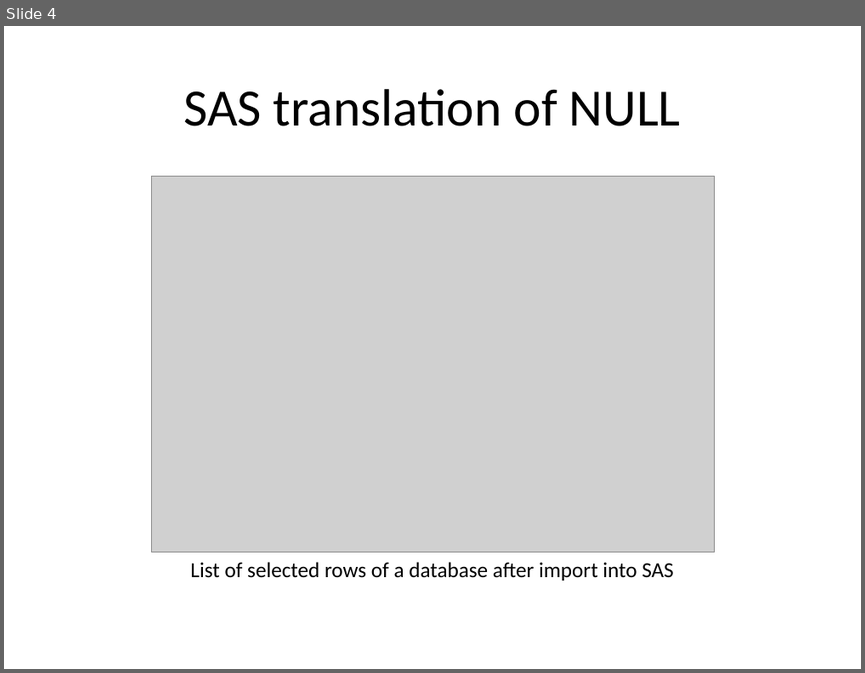
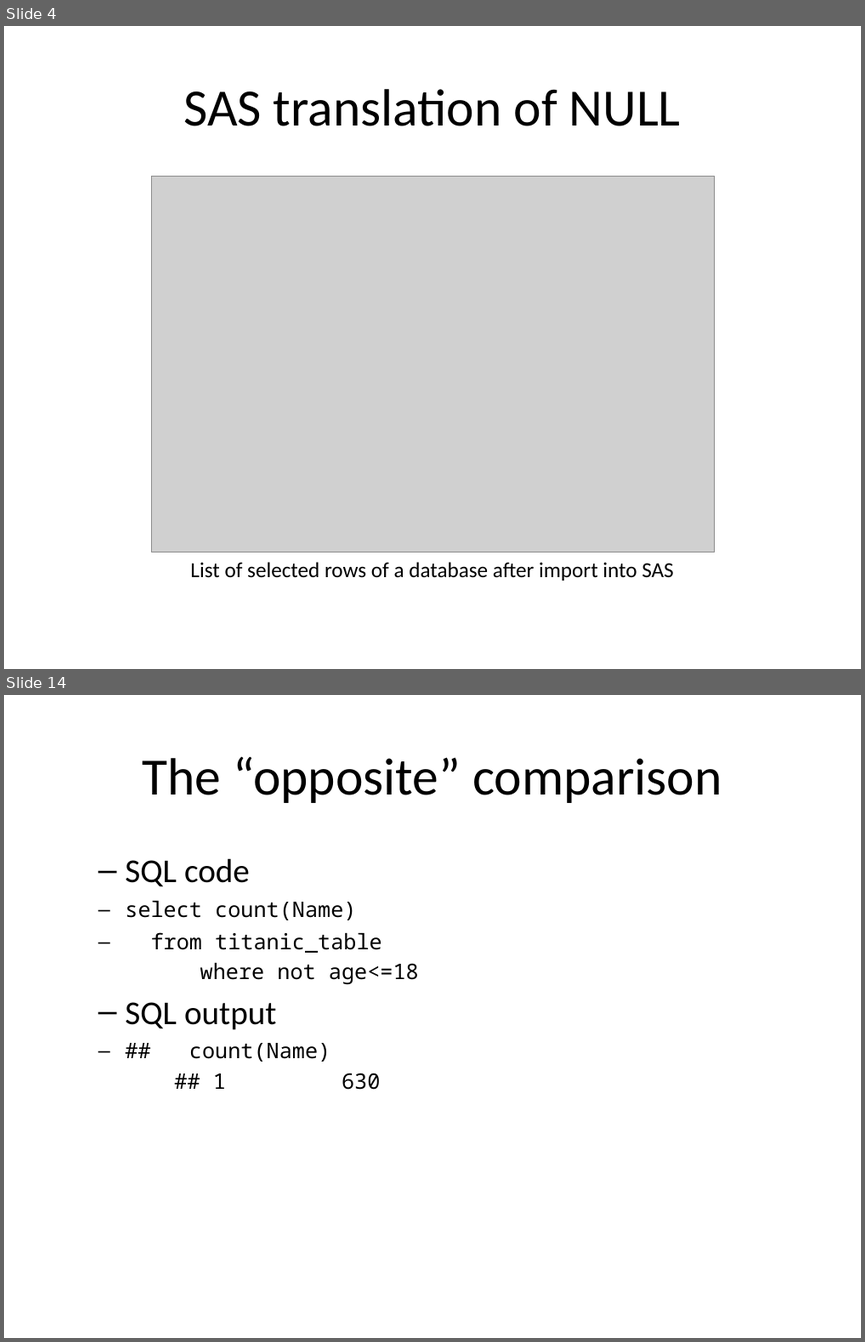
Before and after one commit to pmean/introduction-to-sql, a slide deck: src/null-values.pptx. Shown one above the other, each under a label of ours: slide 4 before the commit, slides 4 and 14 after it; the slides between them are not shown. The pictures are 865x673 and 865x1342 pixels, drawn with LibreOffice and Linux fonts; fonts in the diff are those of the drawing; grey boxes stand for pictures. Boxes give left, top, right and bottom in pixels: in the first picture for what was removed or moved away, otherwise in the second. Text is boxed around its words. In the diff, an @@ line names an element or a change of style, - is before the commit and + after.

```diff
--- a/src/null-values.pptx
+++ b/src/null-values.pptx
@@ slide 14 added at (4,695,861,1338), background #FFFFFF @@
@@ title added at (142,756,721,803), 44 pt, text #000000 @@
+The “opposite” comparison
@@ text added at (125,858,419,1089), 18 pt, text #000000 @@
+  – SQL code
+select count(Name)
+from titanic_table
+where not age<=18
+  – SQL output
+## count(Name)
+## 1 630
```
Also in this commit, not shown: 2 slides changed, 14 other slides added, 2 other files.
